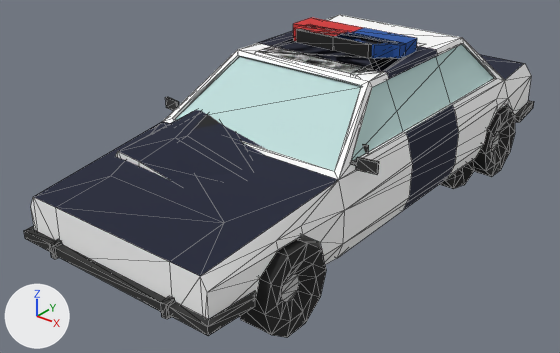
The FBX model Assets/Art/Cars/PoliceCar.fbx, before and after one commit.
The view is the same before and after, from a 50 mm lens placed at (7.364, 6.83, 0.694), pointed at (6.644, 7.731, 0.136). Every picture has the same lights, and +X, +Y and +Z are marked at lower left. Mesh edges are drawn as thin lines. Where no turn or scale is listed for an object, it has been applied to the vertices.

In view in the first picture: 'PoliceCarBroken1', 'PoliceCarBroken1.001', 'PoliceCarNew'.
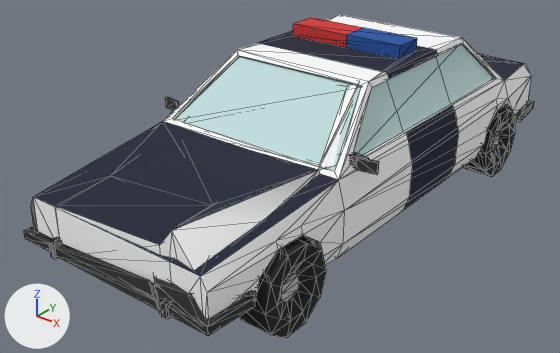
Commit message: Police car fix

What differs and where, as boxes [x1, y1, x2, y2] in the pictures (560 x 353 px):
```json
{"object": "PoliceCarBroken1", "change": "reshaped", "before": [116, 24, 474, 240], "after": [24, 53, 534, 321], "on screen": "42% wider, 24% taller"}
{"object": "PoliceCarBroken1.001", "change": "deleted", "before": [194, 26, 394, 129], "on screen": "black"}
{"object": "PoliceCarBroken.001", "change": "added", "after": [179, 152, 464, 241]}
```

Edits to the scene script, one JSON object a line:
```json
{"block": "me_mesh_017", "where": "# used by ob_policecarbroken1; location = (6.521, 8.106, 0.128)"}
{"op": "remove", "block": "me_mesh_017", "code": "me_mesh_017.from_pydata(...)  # 512 vertices, 854 faces; spans x -0.028..0.324, y -0.653..0.024, z -0.061..0.226"}
{"op": "add", "block": "me_mesh_017", "code": "me_mesh_017.from_pydata(...)  # 512 vertices, 854 faces; spans x -0.04..0.347, y -0.771..0.169, z -0.061..0.223"}
{"block": "me_mesh_017", "change": "me_mesh_017 part 1: 512 of 512 vertices moved; they spanned x -0.028..0.324, y -0.653..0.024, z -0.061..0.226 and now span x -0.04..0.347, y -0.771..0.169, z -0.061..0.223; mean shift (0.001, 0.004, -0.007); largest move (0.292, -0.017, 0.077) -> (0.322, 0.158, 0.084)"}
{"op": "add", "block": "me_mesh_002", "code": ["me_mesh_002 = bpy.data.meshes.new('Mesh.002')", "me_mesh_002.from_pydata(...)  # 512 vertices, 854 faces; spans x -0.039..0.339, y -0.752..0.165, z -0.06..0.218", "me_mesh_002.materials.append(mat_pal)  # picture img_albedo_png"]}
{"op": "remove", "block": "ob_policecarbroken1_001", "code": ["ob_policecarbroken1_001 = bpy.data.objects.new('PoliceCarBroken1.001', me_mesh_018)", "ob_policecarbroken1_001.location = (6.521, 8.106, 0.128)"]}
{"op": "add", "block": "ob_policecarbroken_001", "code": ["ob_policecarbroken_001 = bpy.data.objects.new('PoliceCarBroken.001', me_mesh_002)", "ob_policecarbroken_001.location = (6.521, 8.106, 0.128)"]}
```
